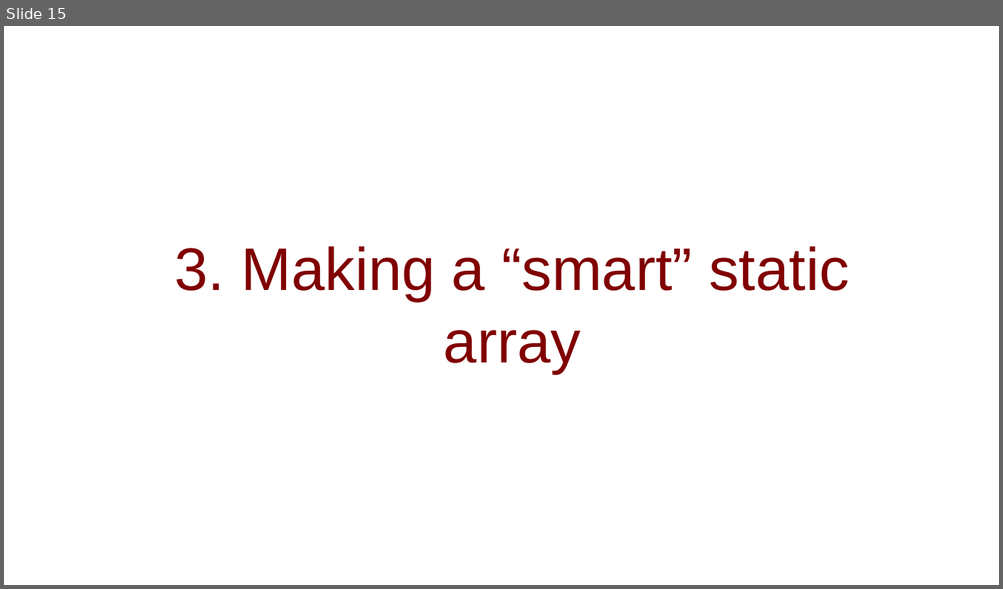
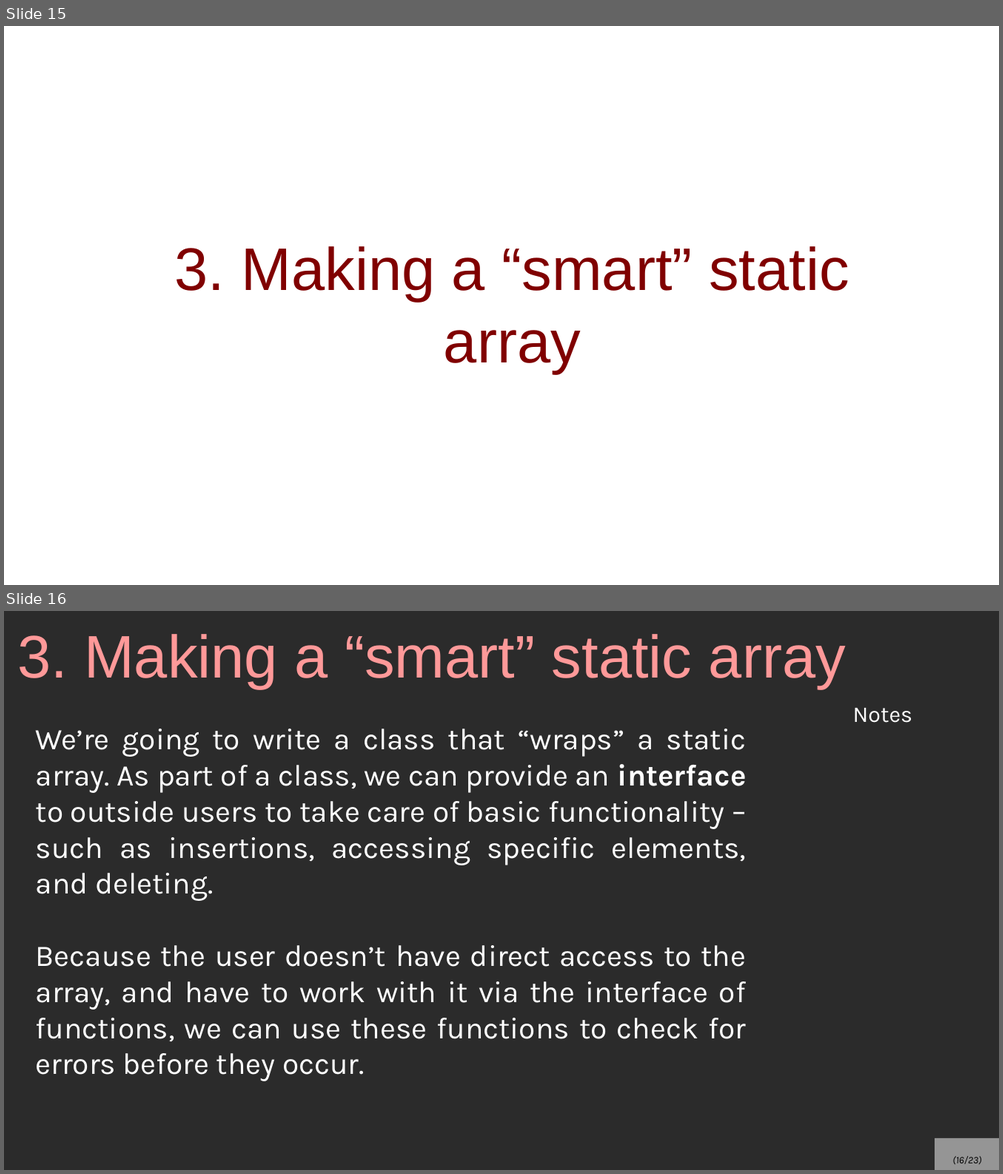
Before and after one commit to mariamhabib/CS250-Data-Structures, a slide deck: Lectures/3_Wrapping_A_Static_Array.odp. Shown one above the other, each under a label of ours: slide 15 before the commit, slides 15 and 16 after it. The pictures are 1003x589 and 1003x1174 pixels, drawn with LibreOffice and Linux fonts; fonts in the diff are those of the drawing; background and template pictures are left out; a plain dark background stands for a picture behind light text. Boxes give left, top, right and bottom in pixels: in the first picture for what was removed or moved away, otherwise in the second. Text is boxed around its words. In the diff, an @@ line names an element or a change of style, - is before the commit and + after.

Commit message:
Static array lecture

```diff
--- a/Lectures/3_Wrapping_A_Static_Array.odp
+++ b/Lectures/3_Wrapping_A_Static_Array.odp
@@ slide 16 added at (x1=4, y1=611, x2=999, y2=1170), background picture (left out) @@
@@ title added at (x1=17, y1=634, x2=845, y2=689), 48 pt, text #FF9999 @@
+3. Making a “smart” static array
@@ text added at (x1=853, y1=708, x2=913, y2=723), 18 pt, text #FFFFFF @@
+Notes
@@ text added at (x1=36, y1=729, x2=746, y2=1082), 24 pt, text #FFFFFF @@
+We’re going to write a class that “wraps” a static array. As part of a class, we can provide an interface to outside users to take care of basic functionality – such as insertions, accessing specific elements, and deleting.
+Because the user doesn’t have direct access to the array, and have to work with it via the interface of functions, we can use these functions to check for errors before they occur.
@@ page number added at (x1=934, y1=1139, x2=999, y2=1170), fill #FFFFFF at 50% opacity, 8 pt, text #000000, italic @@
+(16/23)
```
Also in this commit, not shown: 7 other slides added, 2 slides removed, 32 other files.
